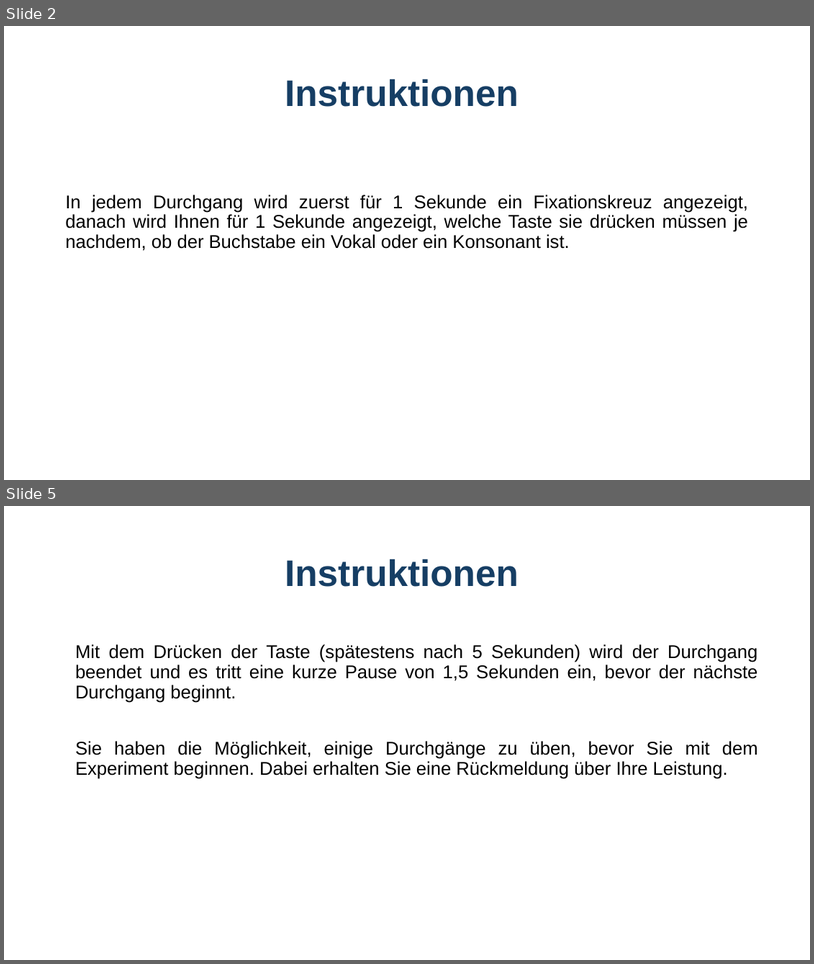
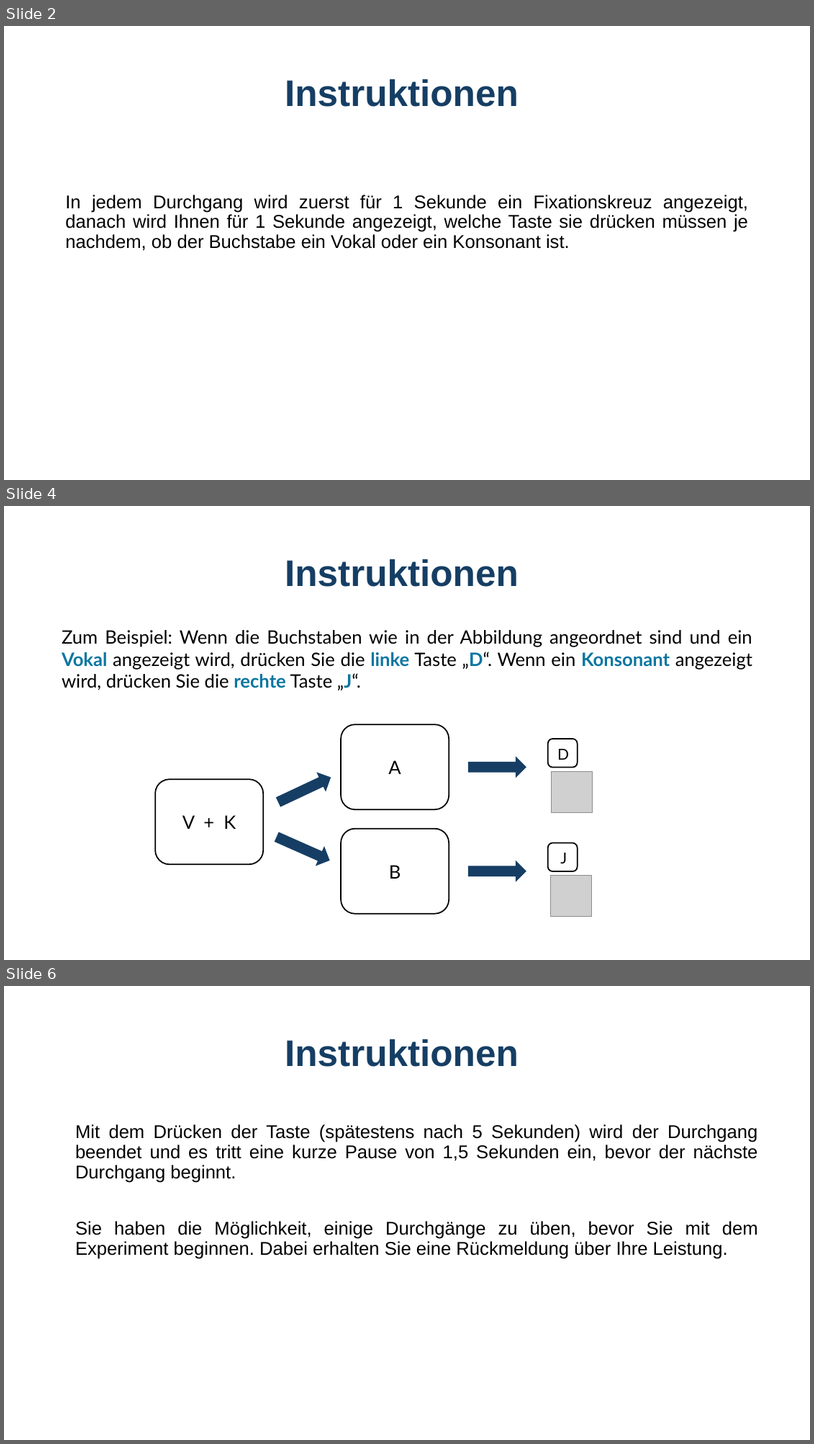
Before and after one commit to GidonFrischkorn/Ambizione-IndividualDifferencesStudy, a slide deck: tasks/28-letter-judgement-changing/Instructions_letterchangeSR.pptx. Shown one above the other, each under a label of ours: slides 2 and 5 before the commit, slides 2, 4 and 6 after it; the slides between them are not shown. The pictures are 814x964 and 814x1444 pixels, drawn with LibreOffice and Linux fonts; fonts in the diff are those of the drawing; grey boxes stand for pictures. Boxes give left, top, right and bottom in pixels: in the first picture for what was removed or moved away, otherwise in the second. Text is boxed around its words. In the diff, an @@ line names an element or a change of style, - is before the commit and + after.

```diff
--- a/tasks/28-letter-judgement-changing/Instructions_letterchangeSR.pptx
+++ b/tasks/28-letter-judgement-changing/Instructions_letterchangeSR.pptx
@@ slide 4 added at box(4, 506, 810, 960), background #FFFFFF @@
@@ title added at box(285, 559, 519, 587), 44 pt, text #163E64, bold @@
+Instruktionen
@@ text added at box(62, 630, 753, 690), 22 pt, text #000000 @@
+Zum Beispiel: Wenn die Buchstaben wie in der Abbildung angeordnet sind und ein Vokal angezeigt wird, drücken Sie die linke Taste „D“. Wenn ein Konsonant angezeigt wird, drücken Sie die rechte Taste „J“.
@@ group added at box(155, 724, 593, 916): 5 rounded rectangles, 5 texts, 4 right arrows, 2 pictures @@
+V + K
+A
+B
+D
+J
@@ what was slide 5 is now slide 6 @@
```
Also in this commit, not shown: 2 slides changed, 9 other files.
